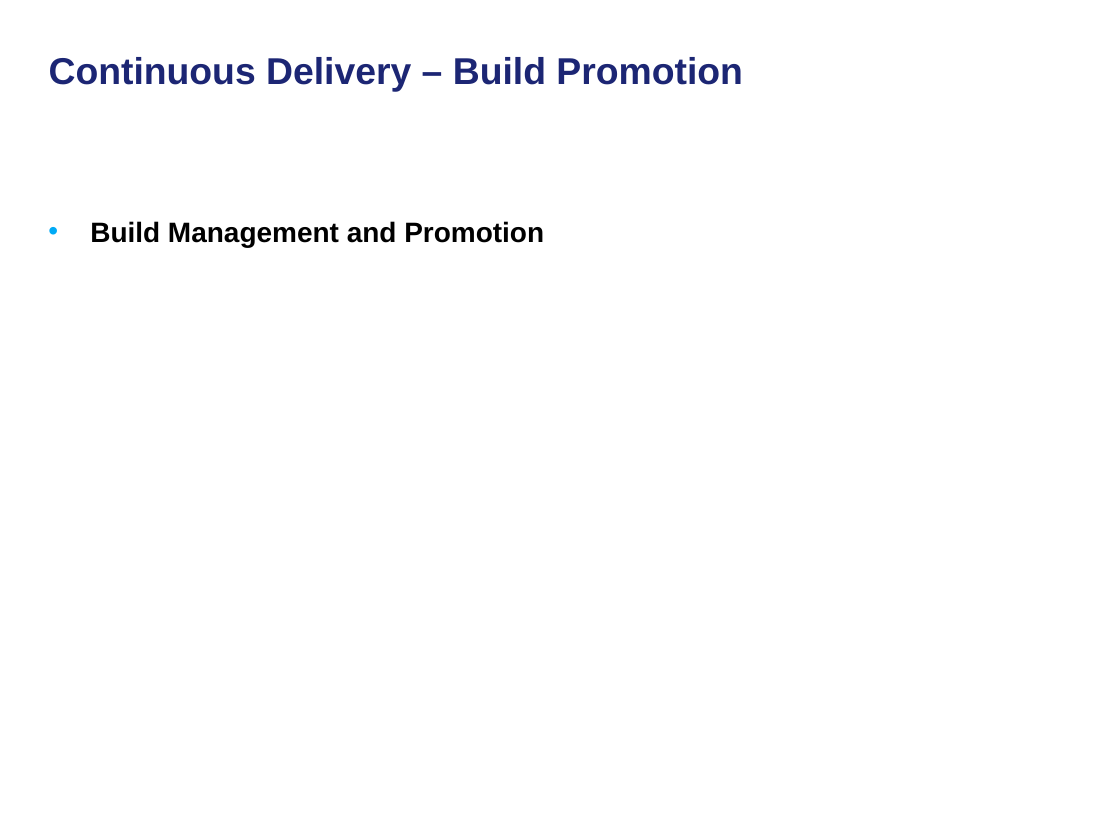
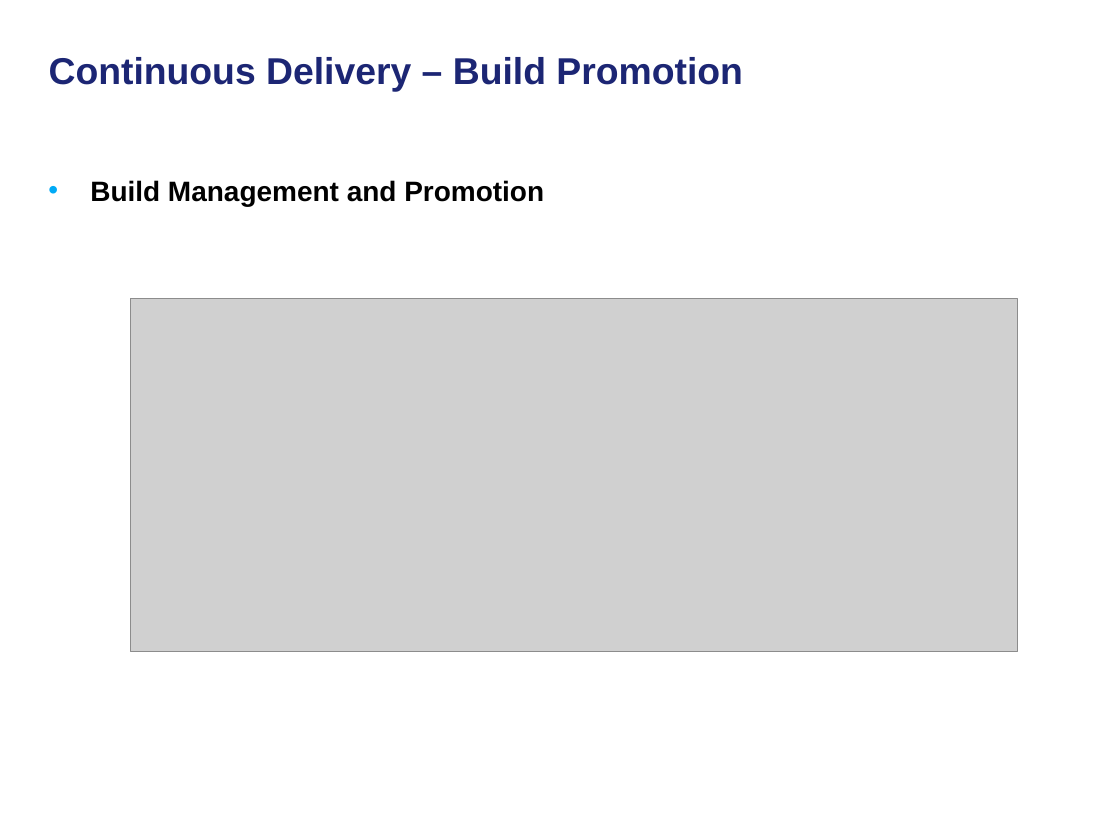
Before and after one commit to NCIP/automation, a slide deck: slide 17 of docs/continuous-delivery-caehr.ppt (slide 15 before the commit). Drawn at 1120x840 pixels with LibreOffice and Linux fonts; fonts in the diff are those of the drawing; grey boxes stand for pictures; background and template pictures are left out. Boxes give left, top, right and bottom in pixels: in the first picture for what was removed or moved away, otherwise in the second. Text is boxed around its words. In the diff, an @@ line names an element or a change of style, - is before the commit and + after.

```diff
--- a/docs/continuous-delivery-caehr.ppt
+++ b/docs/continuous-delivery-caehr.ppt
@@ text "Build Management and Promotion": place and size @@
-text "Build Management and Promotion" at <box>90,221,544,247</box>
+text "Build Management and Promotion" at <box>90,180,544,206</box>
@@ picture added at <box>131,299,1018,652</box> @@
```
Also in this commit, not shown: 16 other slides changed, 3 slides added.
